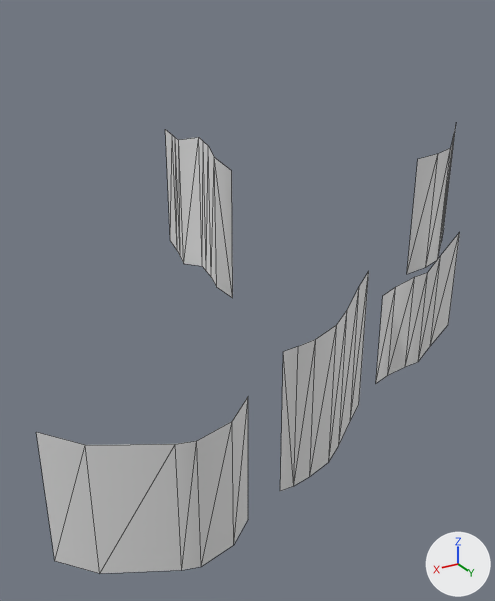
One commit to the glTF model ob3.gltf: the scene before it, then after it.
Both versions are drawn from a 50 mm camera at (1.112, 1.835, 1.062) aimed at (0.368, 0.595, 0.442). The lights are fixed; the arrows at lower right show +X, +Y and +Z. Mesh edges are drawn as thin lines.

Objects in the first picture: 'o1', 'o2', 'o3', 'o4', 'o5'.
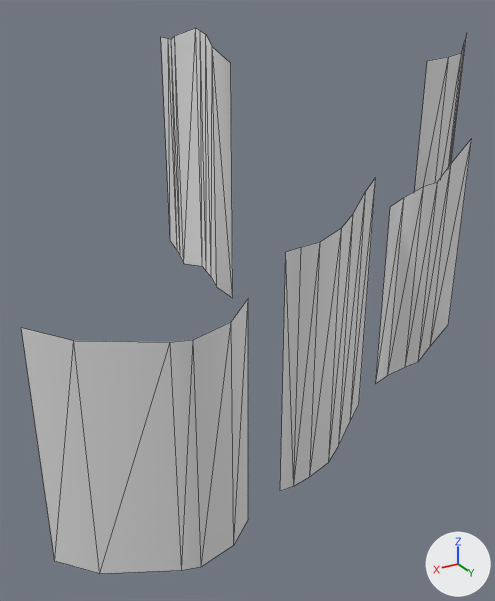
What differs and where, as boxes (x1, y1, x2, y2) in the pictures (495 x 601 px):
'o1', reshaped (7% wider, 55% taller)
    before: (36, 397, 248, 573)
    after: (21, 299, 248, 573)
'o2', reshaped (8% wider, 43% taller)
    before: (280, 272, 369, 491)
    after: (280, 178, 376, 491)
'o5', reshaped (60% taller)
    before: (165, 130, 233, 298)
    after: (161, 28, 233, 298)
'o4', reshaped (14% wider, 62% taller)
    before: (376, 233, 460, 383)
    after: (376, 139, 472, 383)
'o3', reshaped
    before: (407, 125, 456, 274)
    after: (415, 38, 466, 191)

The edits, one by one:
me_mesh_obsidian_spire_001 has 12 vertices, 10 faces and spans x 0.512..0.9, y 0.739..0.875, z 0.02..0.359.
me_mesh_obsidian_spire_001 is used by ob_o1; location (0.0, 0.0, 0.0).
Before the commit, vertices of me_mesh_obsidian_spire_001: 6 (0.831, 0.799, 0.337) at pixel (85, 445), 7 (0.683, 0.862, 0.323) at pixel (175, 444), 8 (0.512, 0.837, 0.359) at pixel (248, 396), 9 (0.645, 0.875, 0.324) at pixel (196, 440), 10 (0.9, 0.739, 0.353) at pixel (36, 432).
Before the commit, vertices of me_mesh_obsidian_spire_001: 11 (0.565, 0.867, 0.336) at pixel (232, 421).
Part 1, on me_mesh_obsidian_spire_001:
Vertices 6 to 11 of me_mesh_obsidian_spire_001 move by (0.0, 0.0, 0.209).
me_mesh_obsidian_spire_002 has 14 vertices, 12 faces and spans x 0.15..0.425, y 0.754..0.837, z 0.086..0.523.
me_mesh_obsidian_spire_002 is used by ob_o2; location (0.0, 0.0, 0.0).
Before the commit, vertices of me_mesh_obsidian_spire_002: 7 (0.395, 0.837, 0.437) at pixel (298, 346), 8 (0.344, 0.826, 0.436) at pixel (315, 339), 9 (0.291, 0.826, 0.455) at pixel (336, 324), 10 (0.25, 0.807, 0.473) at pixel (347, 309), 11 (0.196, 0.778, 0.505) at pixel (359, 286).
Before the commit, vertices of me_mesh_obsidian_spire_002: 12 (0.15, 0.754, 0.523) at pixel (368, 270), 13 (0.425, 0.828, 0.43) at pixel (283, 351).
Part 2, on me_mesh_obsidian_spire_002:
Vertices 7 to 13 of me_mesh_obsidian_spire_002 move by (0.0, 0.0, 0.209).
me_mesh_obsidian_spire_003 has 10 vertices, 8 faces and spans x -0.243..-0.008, y 0.594..0.711, z 0.47..0.793.
me_mesh_obsidian_spire_003 is used by ob_o3; location (0.0, 0.0, 0.0).
Before the commit, vertices of me_mesh_obsidian_spire_003: 5 (-0.243, 0.594, 0.793), 6 (-0.008, 0.71, 0.746) at pixel (417, 158), 7 (-0.07, 0.711, 0.752) at pixel (438, 153), 8 (-0.124, 0.696, 0.758) at pixel (450, 147), 9 (-0.18, 0.649, 0.78) at pixel (454, 132).
Part 3, on me_mesh_obsidian_spire_003:
Vertices 5 to 9 of me_mesh_obsidian_spire_003 move by (0.0, 0.0, 0.209).
me_mesh_obsidian_spire_004 has 12 vertices, 10 faces and spans x -0.062..0.101, y 0.752..0.809, z 0.222..0.594.
me_mesh_obsidian_spire_004 is used by ob_o4; location (0.0, 0.0, 0.0).
Before the commit, vertices of me_mesh_obsidian_spire_004: 6 (0.101, 0.752, 0.453) at pixel (382, 295), 7 (0.074, 0.763, 0.472) at pixel (395, 286), 8 (0.042, 0.786, 0.498) at pixel (414, 276), 9 (0.007, 0.791, 0.504) at pixel (427, 272), 10 (-0.022, 0.797, 0.542) at pixel (440, 255).
Before the commit, vertices of me_mesh_obsidian_spire_004: 11 (-0.062, 0.809, 0.594) at pixel (459, 231).
Part 4, on me_mesh_obsidian_spire_004:
Vertices 6 to 11 of me_mesh_obsidian_spire_004 move by (0.0, 0.0, 0.209).
me_mesh_obsidian_spire_005 has 18 vertices, 16 faces and spans x 0.413..0.471, y 0.284..0.622, z 0.469..0.814.
me_mesh_obsidian_spire_005 is used by ob_o5; location (0.0, 0.0, 0.0).
me_mesh_obsidian_spire_005 part 5: all 9 vertices in x 0.413..0.471, y 0.284..0.622, z 0.752..0.814 are moved by (0.0, 0.0, 0.209).
